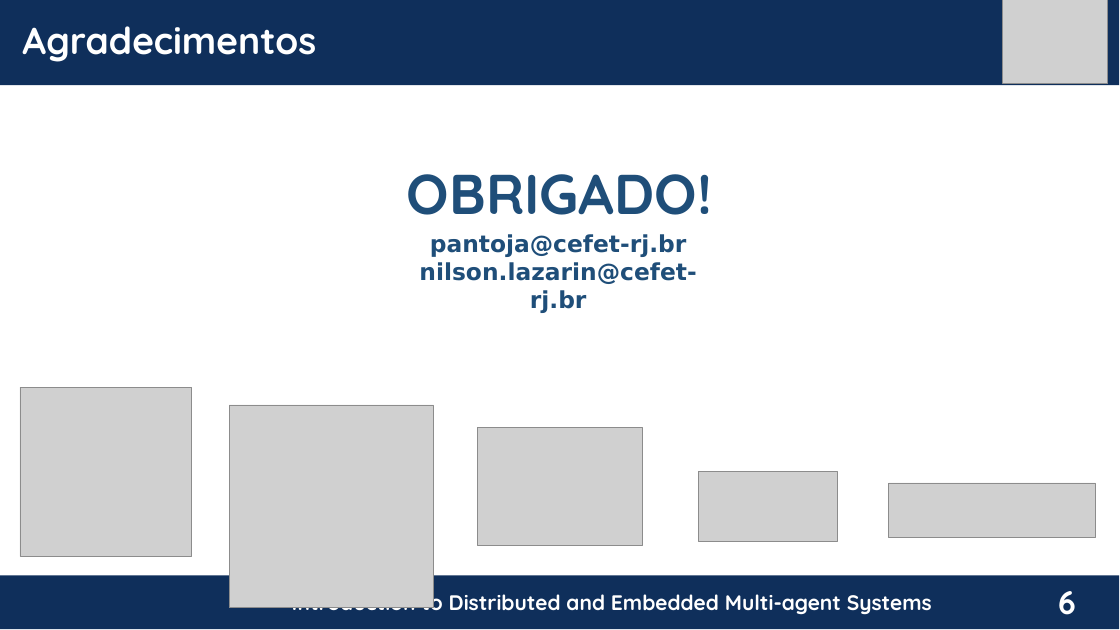
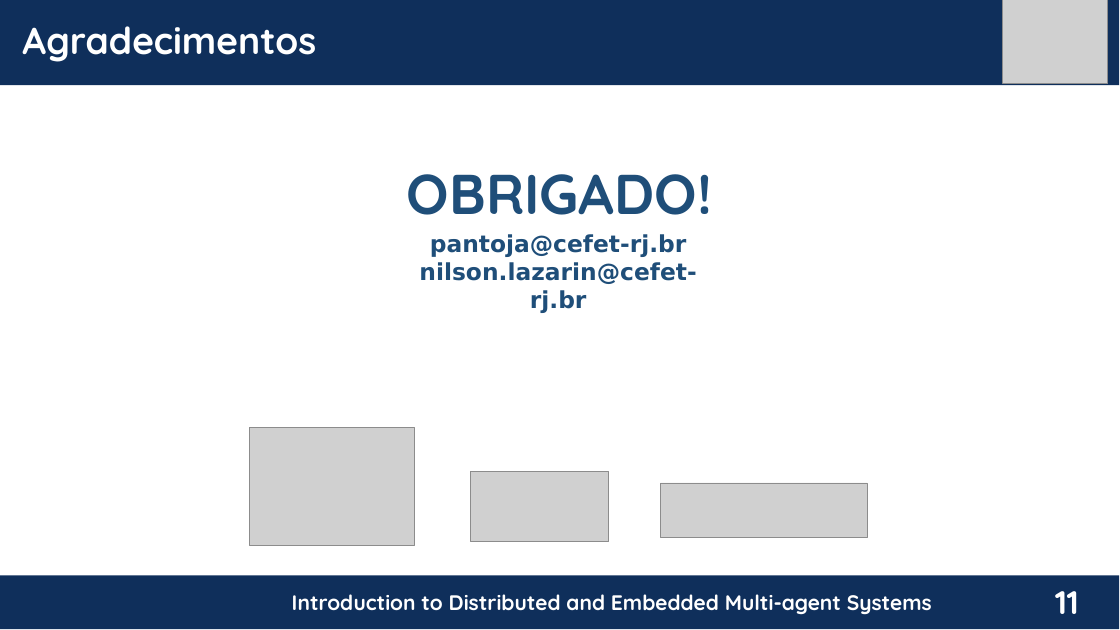
Before and after one commit to chon-group/distributedAndEmbeddedAI, a slide deck: slide 11 of course/06-MyFirstAgent/MyFirstAgent_20240217.odp (slide 6 before the commit). Drawn at 1120x630 pixels with LibreOffice and Linux fonts; fonts in the diff are those of the drawing; grey boxes stand for pictures; background and template pictures are left out. Boxes give left, top, right and bottom in pixels: in the first picture for what was removed or moved away, otherwise in the second. Text is boxed around its words. In the diff, an @@ line names an element or a change of style, - is before the commit and + after.

```diff
--- a/course/06-MyFirstAgent/MyFirstAgent_20240217.odp
+++ b/course/06-MyFirstAgent/MyFirstAgent_20240217.odp
@@ picture removed at [20,387,192,556] @@
@@ picture: place and size @@
-picture at [229,405,434,607]
+picture at [250,428,414,545]
@@ picture: place and size @@
-picture at [478,428,643,545]
+picture at [471,471,608,542]
@@ picture: place and size @@
-picture at [699,471,837,542]
+picture at [660,483,867,538]
@@ picture removed at [889,483,1096,538] @@
@@ page number at [1055,591,1079,614]: text changed @@
-6
+11
```
Also in this commit, not shown: 3 other slides changed, 6 slides added, 1 slide removed, 1 other file.
